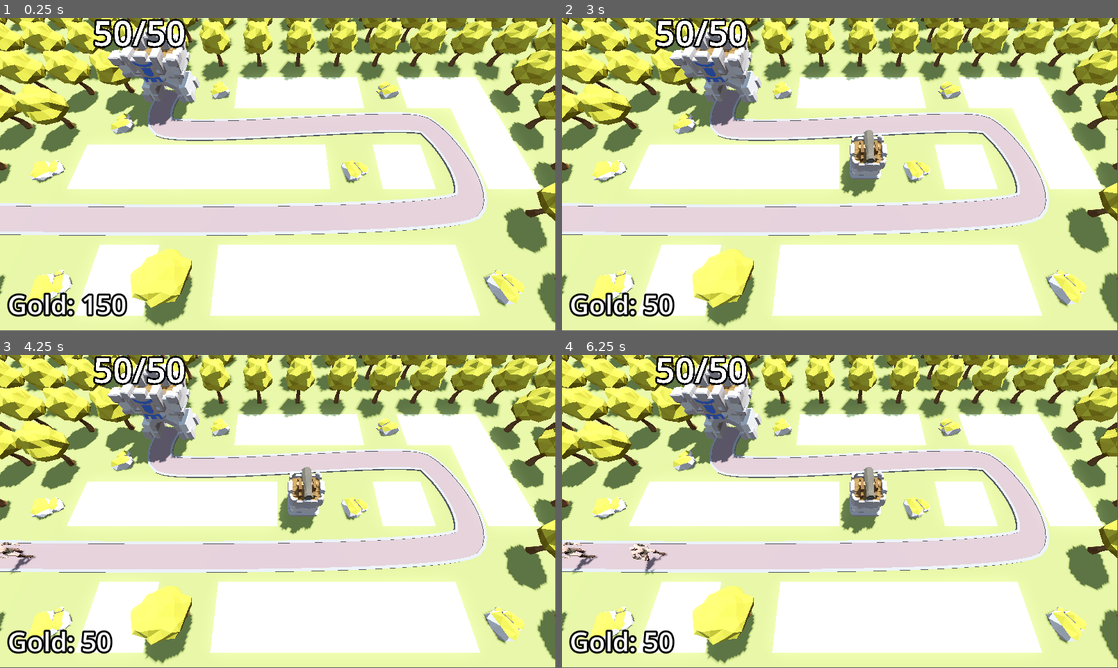
Above: before the commit, frames 1-4 (two rows, left to right).
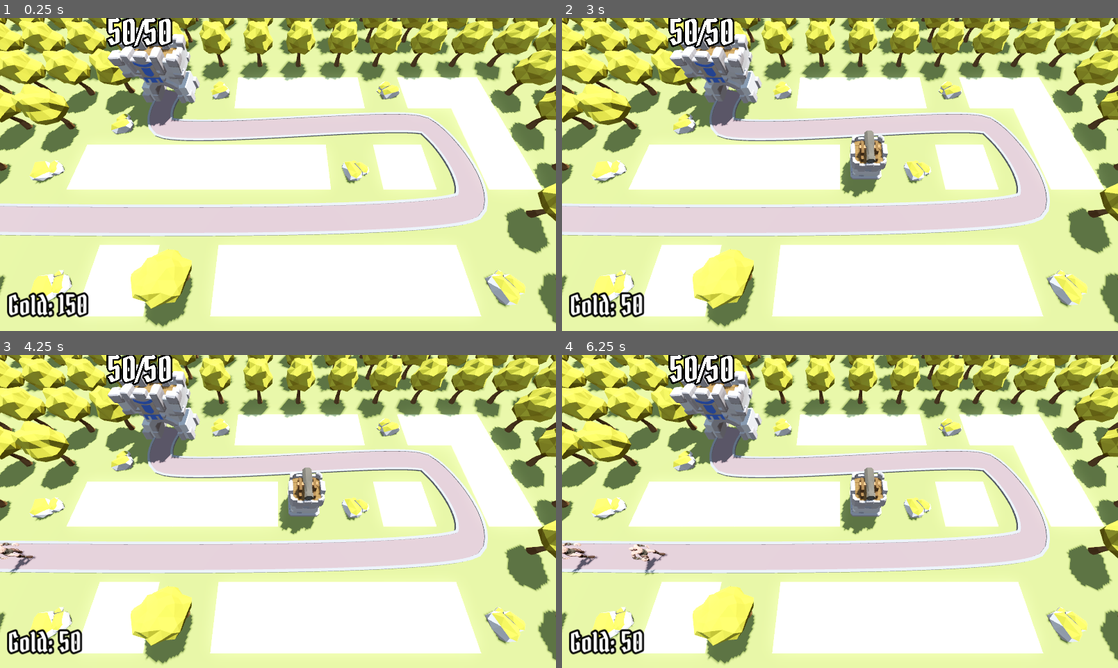
Above: after the commit, the same moments.

Repository: pyxn/godot-barbarian-blaster
Game: Godot game, scene res://Scenes/BaseLevel.tscn
Two runs of this game, one before a commit and one after it. Both use one fixed random seed, a clock stepped at 60 frames per second and the inputs below.
Inputs (mouse positions are in pixels of both pictures, inside the frame that each line leads up to):
- Up to frame 1 (0.25 s): no input
- Up to frame 2 (3 s): tap Enter at 0.5, 2 s; move the mouse to (812, 237) at 0.52 s; press the mouse at (812, 237) at 0.53 s; tap Space at 1.25, 2.75 s; move the mouse to (1006, 221) at 1.27 s; release the mouse at (1006, 221) at 1.28 s; click (1006, 221) at 1.35 s; move the mouse to (673, 127) at 2.02 s; press the mouse at (673, 127) at 2.03 s; move the mouse to (867, 174) at 2.77 s; release the mouse at (867, 174) at 2.78 s; click (867, 174) at 2.85 s
- Up to frame 3 (4.25 s): move the mouse to (194, 433) at 3.52 s; press the mouse at (194, 433) at 3.53 s
- Up to frame 4 (6.25 s): move the mouse to (962, 495) at 4.27 s; release the mouse at (962, 495) at 4.28 s; click (962, 495) at 4.35 s; move the mouse to (728, 527) at 5.02 s; press the mouse at (728, 527) at 5.03 s; move the mouse to (895, 442) at 5.77 s; release the mouse at (895, 442) at 5.78 s; click (895, 442) at 5.85 s
In our replay, the window is 799x449 before the commit and 800x450 after it. These sizes can differ from the game's own. Grey fills any space a smaller window leaves; there, only what the larger window draws over its background counts as a difference.

The runs differ from the first frame. In frame 1, 7.1% of the frame differs, in the area x 0-100%, y 0-99%; in frame 2, 7.2%; in frame 3, 7.3%; in frame 4, 7.4%.

Commit message:
64/Polish and Balance

Diff:
--- a/Scenes/Base/Base.gd
+++ b/Scenes/Base/Base.gd
@@ -2,6 +2,7 @@
 
 @export var max_health: int = 5
 @onready var label_3d: Label3D = $Label3D
+
 var current_health: int:
 	set(health_in):
 		current_health = health_in
--- a/Scenes/Base/Base.tscn
+++ b/Scenes/Base/Base.tscn
@@ -1,7 +1,8 @@
-[gd_scene load_steps=4 format=3 uid="uid://betycinykerlf"]
+[gd_scene load_steps=5 format=3 uid="uid://betycinykerlf"]
 
 [ext_resource type="Script" path="res://Scenes/Base/Base.gd" id="1_kchc1"]
 [ext_resource type="PackedScene" uid="uid://1ax4xwrh7jsy" path="res://Assets/Base.glb" id="2_56iiy"]
+[ext_resource type="FontFile" uid="uid://x02ogdejhule" path="res://Assets/PirataOne-Regular.ttf" id="2_fiv24"]
 
 [sub_resource type="StandardMaterial3D" id="StandardMaterial3D_0xhop"]
 albedo_color = Color(0.996078, 0.0705882, 0.12549, 1)
@@ -22,6 +23,7 @@
 transform = Transform3D(1, 0, 0, 0, 1, 0, 0, 0, 1, 0, 5.5, 0)
 billboard = 1
 text = "5"
+font = ExtResource("2_fiv24")
 font_size = 500
 outline_size = 100
 
--- a/Scenes/BaseLevel.tscn
+++ b/Scenes/BaseLevel.tscn
@@ -8,6 +8,7 @@
 [ext_resource type="Script" path="res://Scripts/TurretManager.gd" id="5_xapjd"]
 [ext_resource type="PackedScene" uid="uid://buj7rplqifj5" path="res://Scenes/Turret/Turret.tscn" id="6_rdr20"]
 [ext_resource type="Script" path="res://Scenes/Bank.gd" id="8_pr13b"]
+[ext_resource type="FontFile" uid="uid://x02ogdejhule" path="res://Assets/PirataOne-Regular.ttf" id="8_puum8"]
 [ext_resource type="PackedScene" uid="uid://5462318omysd" path="res://Scenes/DifficultyManager/DifficultyManager.tscn" id="9_ixxv0"]
 [ext_resource type="PackedScene" uid="uid://t86c7p5ysl5g" path="res://Scenes/UI/VictoryLayer.tscn" id="10_nt5rv"]
 
@@ -36,6 +37,9 @@
 
 [sub_resource type="StandardMaterial3D" id="StandardMaterial3D_knokq"]
 albedo_color = Color(0.552296, 0.44904, 0.448753, 1)
+
+[sub_resource type="Theme" id="Theme_k58cb"]
+default_font = ExtResource("8_puum8")
 
 [sub_resource type="LabelSettings" id="LabelSettings_xb6a5"]
 font_size = 55
@@ -136,6 +140,7 @@
 size_flags_horizontal = 4
 size_flags_vertical = 4
 mouse_filter = 2
+theme = SubResource("Theme_k58cb")
 theme_override_constants/margin_left = 16
 theme_override_constants/margin_top = 16
 theme_override_constants/margin_right = 16
@@ -150,6 +155,7 @@
 label_settings = SubResource("LabelSettings_xb6a5")
 
 [node name="DifficultyManager" parent="." instance=ExtResource("9_ixxv0")]
+game_length = 180.0
 
 [node name="VictoryLayer" parent="." instance=ExtResource("10_nt5rv")]
 visible = false
--- a/Scenes/DifficultyManager/DifficultyManager.tscn
+++ b/Scenes/DifficultyManager/DifficultyManager.tscn
@@ -5,13 +5,13 @@
 [sub_resource type="Curve" id="Curve_r1rb0"]
 min_value = 0.25
 max_value = 2.0
-_data = [Vector2(0, 2), 0.0, -1.75, 0, 1, Vector2(1, 0.25), -1.75, 0.0, 1, 0]
+_data = [Vector2(0, 2), 0.0, 0.0619728, 0, 0, Vector2(1, 0.25), -3.64172, 0.0, 0, 0]
 point_count = 2
 
 [sub_resource type="Curve" id="Curve_5a7ek"]
 min_value = 10.0
 max_value = 150.0
-_data = [Vector2(0, 10), 0.0, 140.0, 0, 1, Vector2(1, 150), 140.0, 0.0, 1, 0]
+_data = [Vector2(0, 29.9286), 0.0, 120.071, 0, 1, Vector2(1, 150), 120.071, 0.0, 1, 0]
 point_count = 2
 
 [node name="DifficultyManager" type="Node"]
--- a/Scenes/Turret/Projectile.gd
+++ b/Scenes/Turret/Projectile.gd
@@ -2,6 +2,7 @@
 
 var direction := Vector3.FORWARD
 @export var speed := 30.0
+@export var damage := 25
 
 func _physics_process(delta: float) -> void:
 	position = position + direction * speed * delta
@@ -11,5 +12,5 @@
 
 func _on_area_entered(area: Area3D) -> void:
 	if area.is_in_group("enemy_area"):
-		area.get_parent().current_health -= 25
+		area.get_parent().current_health -= damage
 		queue_free()
--- a/Scenes/UI/VictoryLayer.tscn
+++ b/Scenes/UI/VictoryLayer.tscn
@@ -1,7 +1,11 @@
-[gd_scene load_steps=4 format=3 uid="uid://t86c7p5ysl5g"]
+[gd_scene load_steps=6 format=3 uid="uid://t86c7p5ysl5g"]
 
 [ext_resource type="Script" path="res://Scenes/UI/VictoryLayer.gd" id="1_1xm5n"]
 [ext_resource type="Texture2D" uid="uid://bl5u3l3ayxchv" path="res://Assets/star.png" id="2_1p2rf"]
+[ext_resource type="FontFile" uid="uid://x02ogdejhule" path="res://Assets/PirataOne-Regular.ttf" id="2_fwpao"]
+
+[sub_resource type="Theme" id="Theme_k58cb"]
+default_font = ExtResource("2_fwpao")
 
 [sub_resource type="LabelSettings" id="LabelSettings_eab5j"]
 font_size = 96
@@ -23,6 +27,7 @@
 anchor_bottom = 1.0
 grow_horizontal = 2
 grow_vertical = 2
+theme = SubResource("Theme_k58cb")
 
 [node name="PanelContainer" type="PanelContainer" parent="CenterContainer"]
 custom_minimum_size = Vector2(400, 400)
@@ -91,6 +96,7 @@
 
 [node name="HBoxContainer" type="HBoxContainer" parent="CenterContainer/PanelContainer/VBoxContainer"]
 layout_mode = 2
+size_flags_vertical = 10
 
 [node name="RetryButton" type="Button" parent="CenterContainer/PanelContainer/VBoxContainer/HBoxContainer"]
 layout_mode = 2
--- a/project.godot
+++ b/project.godot
@@ -15,6 +15,10 @@
 config/features=PackedStringArray("4.3", "Forward Plus")
 config/icon="res://icon.svg"
 
+[display]
+
+window/stretch/mode="canvas_items"
+
 [input]
 
 click={
@@ -22,3 +26,7 @@
 "events": [Object(InputEventMouseButton,"resource_local_to_scene":false,"resource_name":"","device":-1,"window_id":0,"a …(259 unchanged characters)…
 ]
 }
+
+[rendering]
+
+anti_aliasing/quality/msaa_3d=2
Binary file added: Assets/PirataOne-Regular.ttf
Not shown, added: Assets/PirataOne-Regular.ttf.import
Not shown: 1 places in Scenes/BaseLevel.tscn that only renumber resources
